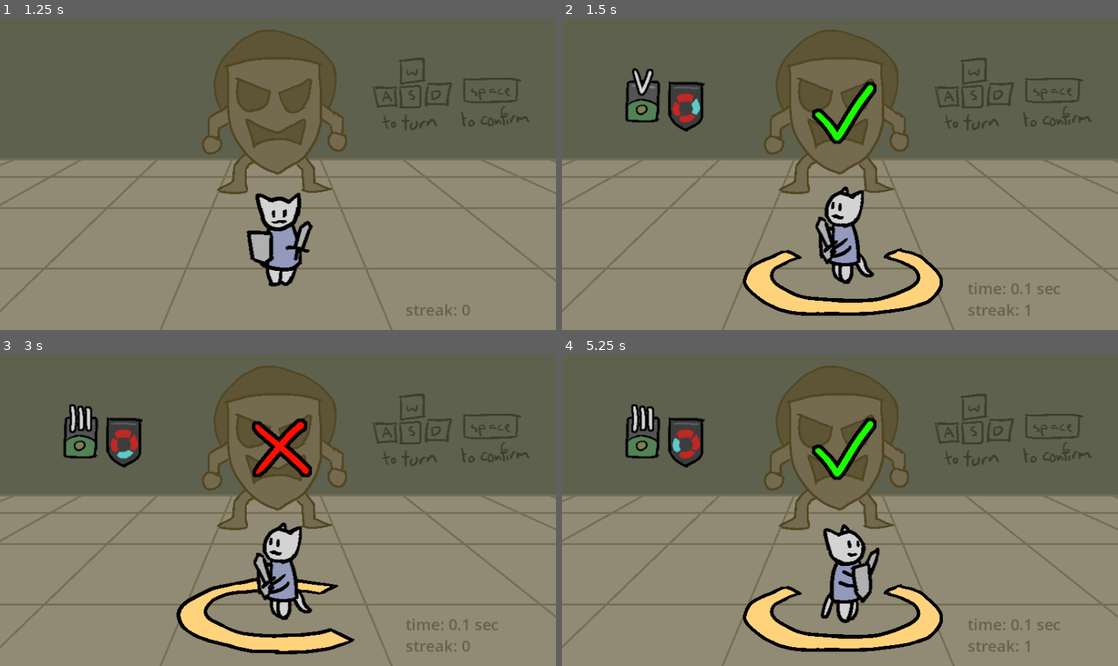
Above: before the commit, frames 1-4 (two rows, left to right).
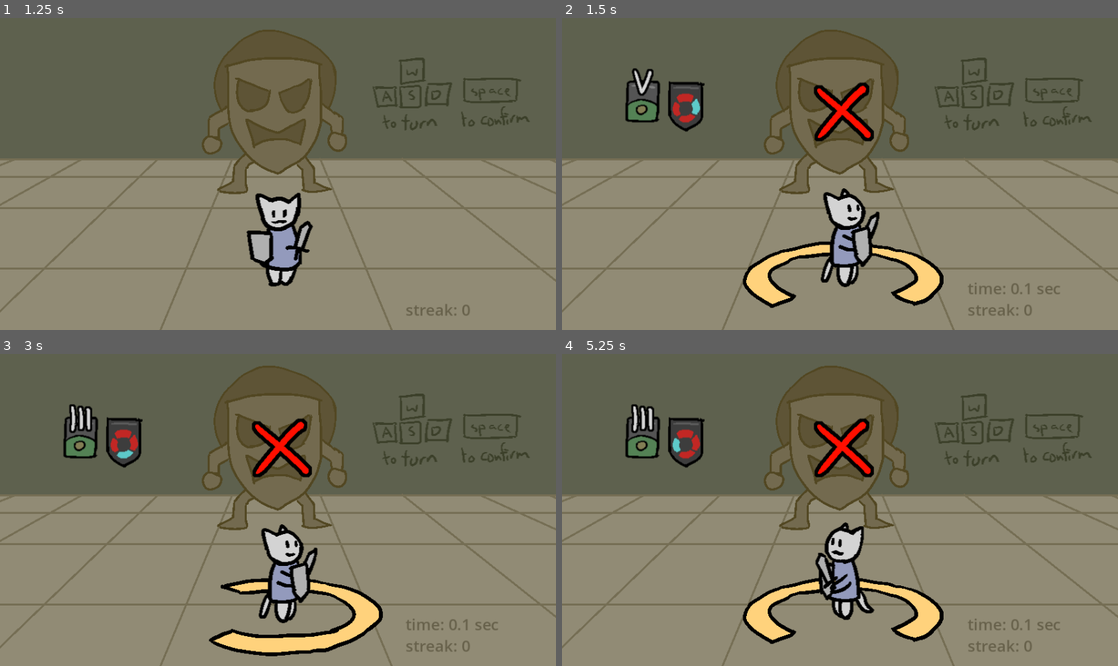
Above: after the commit, the same moments.

Repository: blastron/xivhelpers
Game: Godot game, scene res://root.tscn
Two runs of this game, one before a commit and one after it. Both use one fixed random seed, a clock stepped at 60 frames per second and the inputs below.
Inputs:
- Up to frame 1 (1.25 s): click "hole training :)" at 0.5 s
- Up to frame 2 (1.5 s): tap Enter at 1.25 s; hold D (right) from 1.28 s (still down); tap Space (select) at 1.35 s
- Up to frame 3 (3 s): tap Space (select) at 2, 2.1, 2.85 s; release D (right) at 2.03 s; hold S (down) 2.03-2.78 s; tap Enter at 2.75 s; hold D (right) from 2.78 s (still down)
- Up to frame 4 (5.25 s): tap Space (select) at 3.5, 3.6, 4.35, 5, 5.1 s; release D (right) at 3.53 s; hold W (up) 3.53-4.28 s; tap Enter at 4.25 s; hold A (left) from 4.28 s (still down)

Frame 1 is identical in both runs. In frame 2, 5.7% of the frame differs, in the area x 32-85%, y 20-96%; in frame 3, 4.5%; in frame 4, 5.7%.

Commit message:
swap L and R to make them correct

Diff:
--- a/aloalo/hole.gd
+++ b/aloalo/hole.gd
@@ -50,11 +50,11 @@
 	if active:
 		if event.is_action("up"):
 			set_player_facing(0)
-		elif event.is_action("left"):
+		elif event.is_action("right"):
 			set_player_facing(1)
 		elif event.is_action("down"):
 			set_player_facing(2)
-		elif event.is_action("right"):
+		elif event.is_action("left"):
 			set_player_facing(3)
 		elif event.is_action("select"):
 			evaluate_selection()
Not shown, added: aloalo/index.apple-touch-icon.png.import
Not shown, added: aloalo/index.icon.png.import
Not shown, added: aloalo/index.png.import
Not shown, changed: aloalo/index.html
Not shown, changed: aloalo/index.js
Not shown, changed: aloalo/index.pck
Not shown, changed: aloalo/index.wasm
